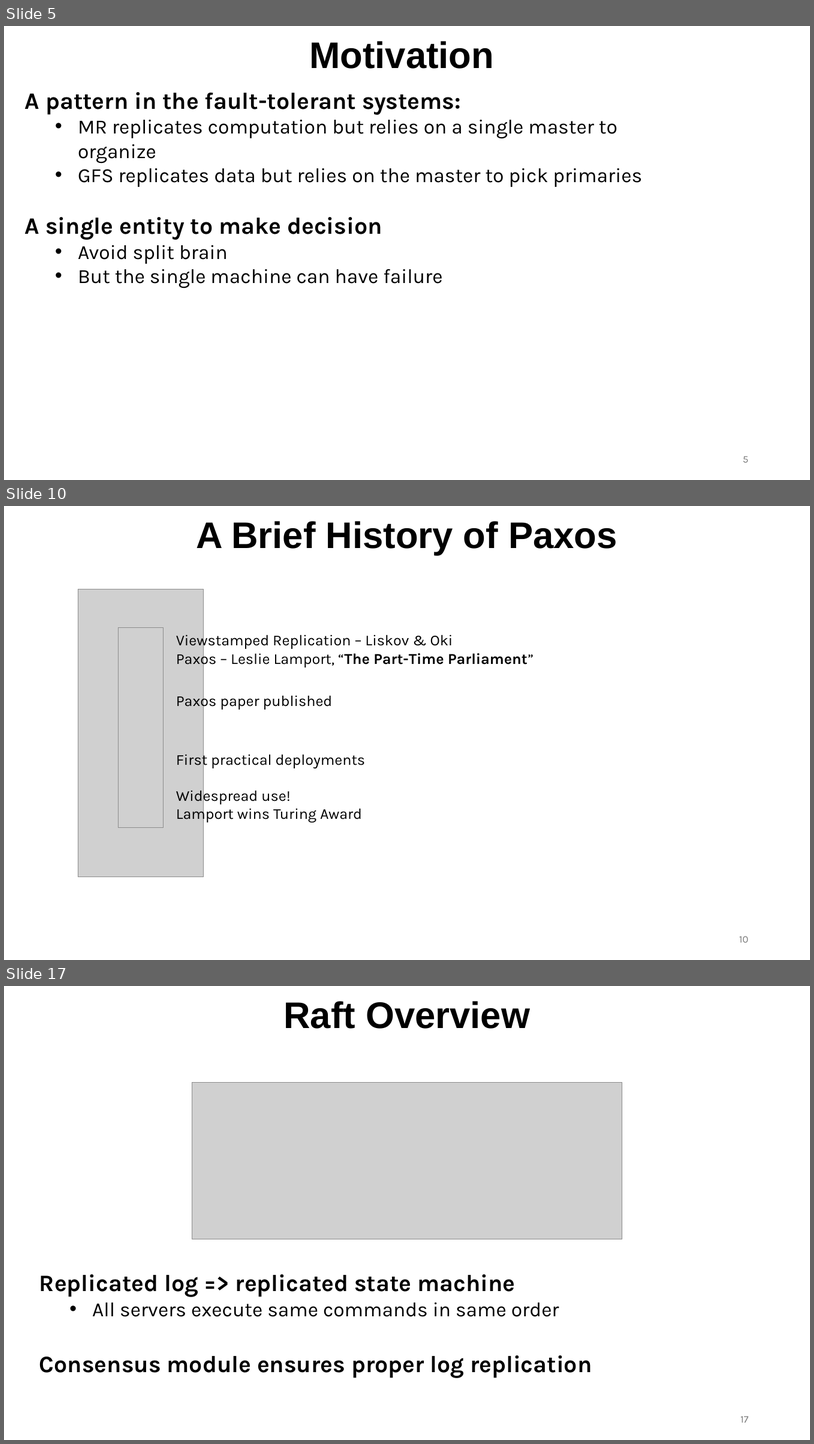
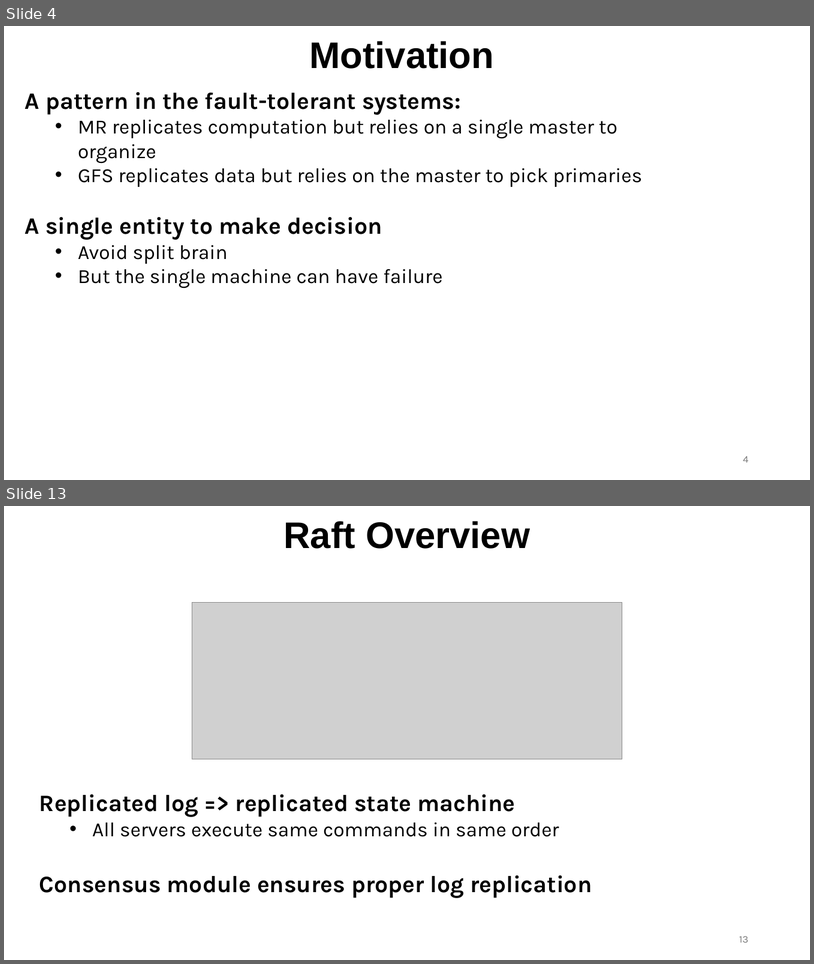
Before and after one commit to ec528/ec528.github.io, a slide deck: slides/fall26/6-raft-1.pptx. Shown one above the other, each under a label of ours: slides 5, 10 and 17 before the commit, slides 4 and 13 after it; the slides between them are not shown. The pictures are 814x1444 and 814x964 pixels, drawn with LibreOffice and Linux fonts; fonts in the diff are those of the drawing; grey boxes stand for pictures. Boxes give left, top, right and bottom in pixels: in the first picture for what was removed or moved away, otherwise in the second. Text is boxed around its words. In the diff, an @@ line names an element or a change of style, - is before the commit and + after.

```diff
--- a/slides/fall26/6-raft-1.pptx
+++ b/slides/fall26/6-raft-1.pptx
@@ slide 10 removed at bbox=[4, 506, 810, 960], background #FFFFFF @@
@@ title removed at bbox=[196, 521, 617, 555] @@
-A Brief History of Paxos
@@ picture removed at bbox=[78, 589, 204, 876] @@
@@ picture removed at bbox=[119, 628, 163, 827] @@
@@ text removed at bbox=[176, 632, 534, 823] @@
-Viewstamped Replication – Liskov & Oki
-Paxos – Leslie Lamport, “The Part-Time Parliament”
-Paxos paper published
-First practical deployments
-Widespread use!
-Lamport wins Turing Award
@@ page number removed at bbox=[740, 936, 749, 942] @@
-10
@@ what was slide 5 is now slide 4 @@
@@ page number at bbox=[743, 456, 749, 462]: text changed @@
-5
+4
@@ what was slide 17 is now slide 13 @@
@@ page number at bbox=[740, 936, 749, 942]: text changed @@
-17
+13
```
Also in this commit, not shown: 11 slides changed, 6 slides added, 8 other slides removed.
